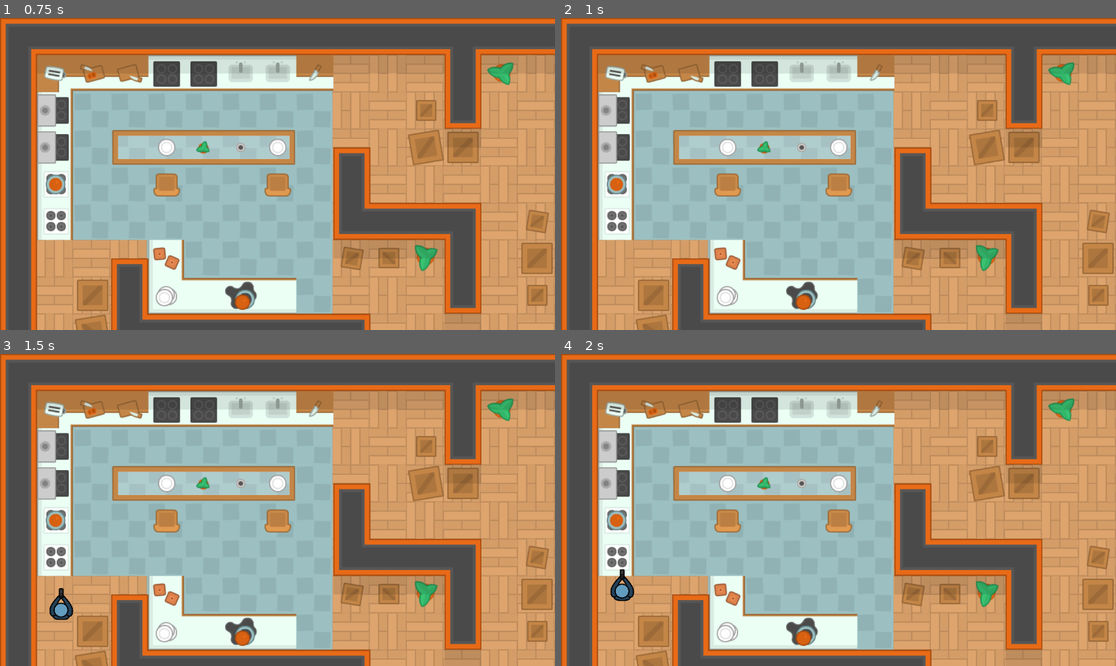
Above: before the commit, frames 1-4 (two rows, left to right).
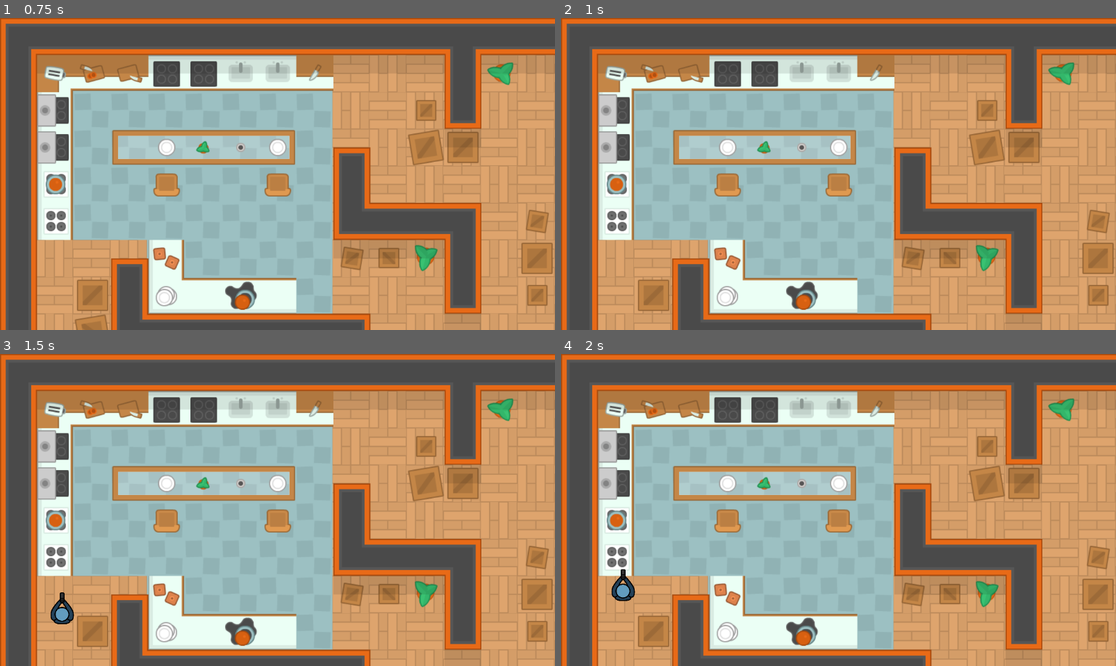
Above: after the commit, the same moments.

Repository: Atajin/couch-commandos
Game: Godot game, scene res://maps/map_2.tscn
The game is run twice, just before and just after one commit, with the same random seed, the same clock (stepped at 60 frames per second) and the same inputs. This scene is started directly instead of the project's main scene.
Inputs:
- Up to frame 1 (0.75 s): tap Enter at 0.5 s; hold W (move_up_p1) from 0.53 s (still down); tap Space (shoot_p1) at 0.6 s
- Up to frame 2 (1 s): keep holding W (move_up_p1)
- Up to frame 3 (1.5 s): keep holding W (move_up_p1); tap Keypad Enter (shoot_p2) at 1.35 s
- Up to frame 4 (2 s): keep holding W (move_up_p1)

Frame 1 is identical in both runs. In frame 2, 0.2% of the frame differs, in the area x 13-20%, y 95-100%; in frame 3, 0.5%, in the area x 8-20%, y 74-100%; in frame 4, 0.4%.
Error before the commit: Parse Error: Expected ":" after "else". (res://scripts/bullet.gd:23)

Commit message:
working breakables

Diff:
--- a/maps/map_1.tscn
+++ b/maps/map_1.tscn
@@ -1,9 +1,10 @@
-[gd_scene load_steps=24 format=4 uid="uid://dbv55xpjca5ex"]
+[gd_scene load_steps=25 format=4 uid="uid://dbv55xpjca5ex"]
 
 [ext_resource type="Script" path="res://scripts/main_game_loop.gd" id="1_8ipfq"]
 [ext_resource type="Texture2D" uid="uid://g6uu4gkbwr5m" path="res://tiles/tilesheet_complete.png" id="1_s6bsn"]
 [ext_resource type="Texture2D" uid="uid://dtuot7lwpfodw" path="res://tiles/Tileset64x64.png" id="2_6vad3"]
 [ext_resource type="PackedScene" uid="uid://da4r6lfm4325" path="res://scenes/player.tscn" id="3_d3c3w"]
+[ext_resource type="Script" path="res://scripts/breakable.gd" id="4_2o4o5"]
 [ext_resource type="PackedScene" uid="uid://4g1jq48epytr" path="res://scenes/bullet_pool.tscn" id="4_fh72r"]
 [ext_resource type="PackedScene" uid="uid://ll8w686waxfu" path="res://menus/hud.tscn" id="5_nixxi"]
 
@@ -4433,6 +4434,7 @@
 [node name="Breakable" type="TileMapLayer" parent="."]
 tile_map_data = PackedByteArray("AAAIAAIAAQAUAAQAAAAKAAoAAQAUAAUAADAPAAYAAQAVAAUAAAAUAAkAAQAUAAUAAAAVAAkAAQAVAAUAAAARAA …(448 unchanged characters)…
 tile_set = SubResource("TileSet_xnnek")
+script = ExtResource("4_2o4o5")
 
 [node name="Walkable props" type="TileMapLayer" parent="."]
 tile_set = SubResource("TileSet_vm7l7")
--- /dev/null
+++ b/scripts/breakable.gd
@@ -0,0 +1,17 @@
+extends TileMapLayer
+
+
+var original_cells: Array[Dictionary] = []
+
+func _ready() -> void:
+	# Store original cells
+	for cell in get_used_cells():
+		original_cells.append({
+			"coords": cell,
+			"source_id": get_cell_source_id(cell),
+			"atlas_coords": get_cell_atlas_coords(cell),
+		})
+
+func respawn_breakables() -> void:
+	for cell_data in original_cells:
+		set_cell(cell_data["coords"], cell_data["source_id"], cell_data["atlas_coords"])
--- a/scripts/bullet.gd
+++ b/scripts/bullet.gd
@@ -20,8 +20,13 @@
 		var player = body as Player
 		if player.is_player_1 != shotByPlayerOne:
 			player.gotHit(BULLET_DAMAGE)
-	else if body is TileMap and body.get_collision_layer() & collision_mask:
-		print("Hit tile layer:", body.get_collision_layer())
+	elif body.name == "Breakable":
+		var tilemap_layer = body as TileMapLayer
+		if tilemap_layer:
+			var hit_pos = global_position
+			var cell_pos = tilemap_layer.local_to_map(hit_pos)
+			tilemap_layer.erase_cell(cell_pos)
+
 	else:
 		print(body)
 	hide()
--- a/scripts/main_game_loop.gd
+++ b/scripts/main_game_loop.gd
@@ -12,7 +12,7 @@
 
 
 func reset() -> void:
-	pass
+	$Breakable.respawn_breakables()
 
 
 func _on_health_changed(new_value: int, is_player_one: bool) -> void:
@@ -22,3 +22,4 @@
 		globals.player1_score += 1
 	else:
 		globals.player2_score += 1
+	reset()
